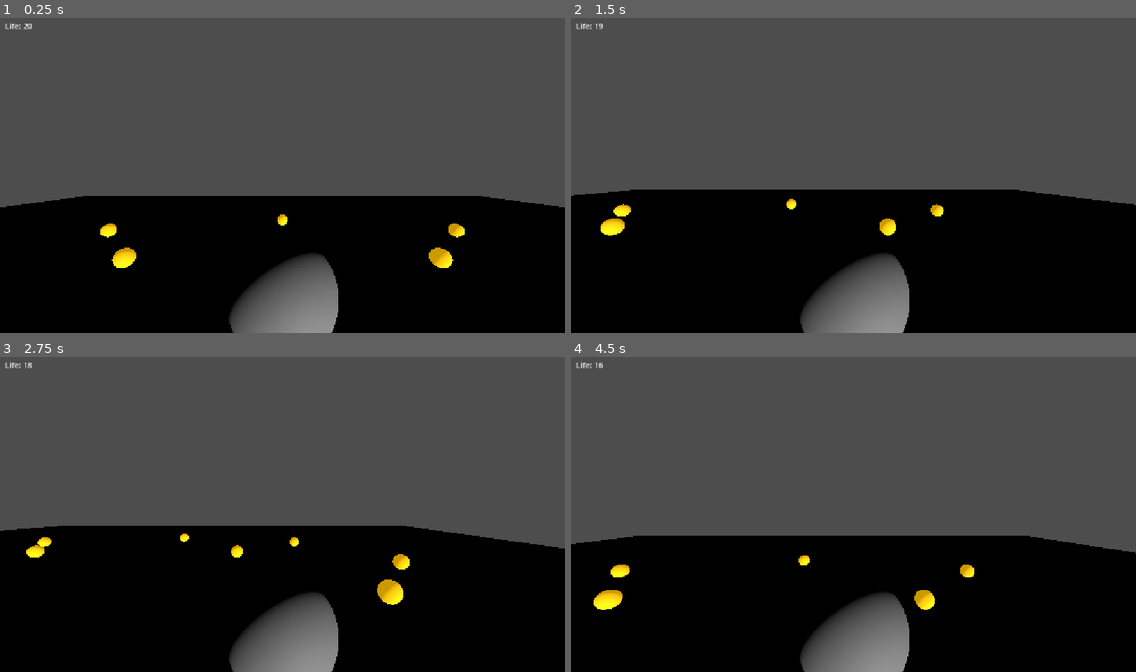
Above: before the commit, frames 1-4 (two rows, left to right).
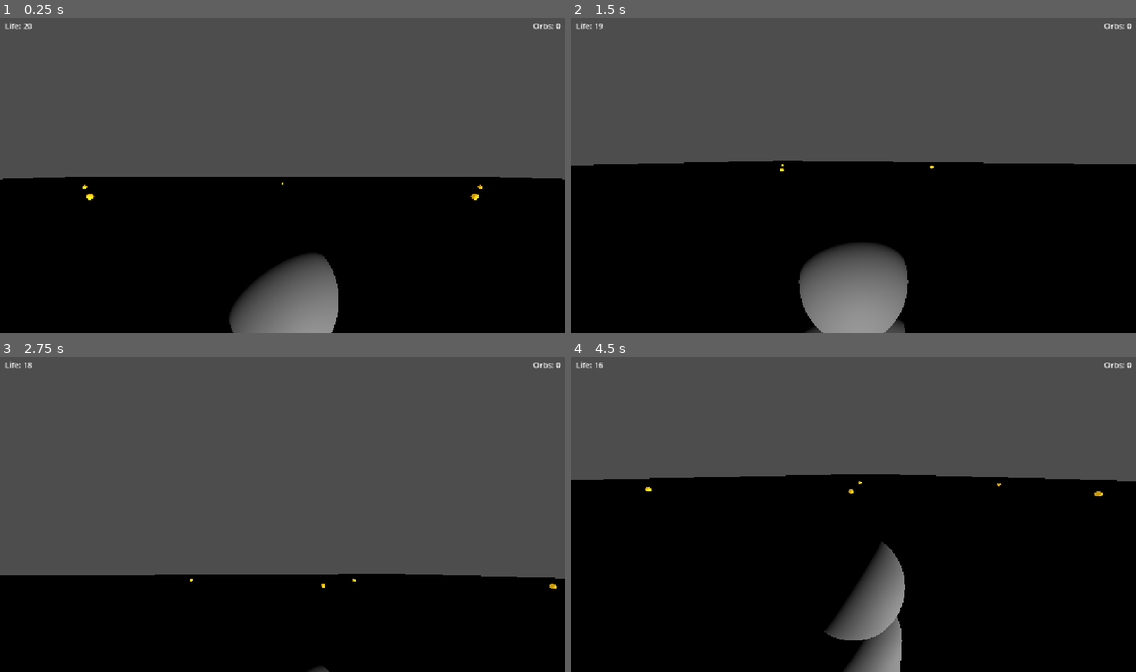
Above: after the commit, the same moments.

Repository: mokko/godothermes
Game: Godot game, scene res://main.tscn
The game is run twice, just before and just after one commit, with the same random seed, the same clock (stepped at 60 frames per second) and the same inputs.
Inputs (mouse positions are in pixels of both pictures, inside the frame that each line leads up to):
- Up to frame 1 (0.25 s): no input
- Up to frame 2 (1.5 s): move the mouse to (977, 159) at 0.52 s; hold D (move_right) 0.53-1.28 s; tap Space (jump) at 0.6, 0.77, 1.07, 1.35 s; move the mouse to (740, 191) at 1.27 s; hold S (move_back) from 1.28 s (still down)
- Up to frame 3 (2.75 s): tap Space (jump) at 1.52, 1.82, 2.1 s; move the mouse to (339, 442) at 2.02 s; release S (move_back) at 2.03 s; hold D (move_right) from 2.03 s (still down)
- Up to frame 4 (4.5 s): move the mouse to (825, 577) at 2.77 s; release D (move_right) at 2.78 s; hold W (move_forward) 2.78-3.53 s; tap Space (jump) at 2.85, 3.02, 3.32, 3.6, 3.77, 4.07, 4.35 s; move the mouse to (1023, 561) at 3.52 s; hold A (move_left) from 3.53 s (still down); tap Escape (ui_cancel) at 4.15 s; move the mouse to (684, 464) at 4.27 s

The runs differ from the first frame. In frame 1, 7.3% of the frame differs, in the area x 0-100%, y 1-80%; in frame 2, 13%; in frame 3, 19%; in frame 4, 23%, in the area x 0-100%, y 1-100%.

Commit message:
Add Minecraft-style mouse look, orb respawn timer, orb counter
- Mouse look: yaw player, pitch camera (clamped), captured cursor
- WASD now relative to player facing direction
- ESC frees mouse during play, restarts on game over
- Consumed orbs respawn at random position after 5 seconds
- Orb counter in top-right HUD
- World expanded to 200x200

Diff:
--- a/main.tscn
+++ b/main.tscn
@@ -8,7 +8,7 @@
 
 [sub_resource type="PlaneMesh" id="PlaneMesh_ground"]
 material = SubResource("GroundMaterial")
-size = Vector2(50, 50)
+size = Vector2(200, 200)
 
 [sub_resource type="WorldBoundaryShape3D" id="WorldBoundaryShape3D_ground"]
 
@@ -34,6 +34,16 @@
 offset_right = 200.0
 offset_bottom = 40.0
 text = "Life: 100"
+
+[node name="OrbLabel" type="Label" parent="HUD" groups=["orb_label"]]
+anchor_left = 1.0
+anchor_right = 1.0
+offset_left = -190.0
+offset_top = 10.0
+offset_right = -10.0
+offset_bottom = 40.0
+horizontal_alignment = 2
+text = "Orbs: 0"
 
 [node name="GameOverContainer" type="CenterContainer" parent="HUD" unique_id=736515951 groups=["game_over_label"]]
 visible = false
@@ -61,46 +71,46 @@
 [node name="Orbs" type="Node3D" parent="." unique_id=1214481042]
 
 [node name="Orb1" parent="Orbs" unique_id=234079540 instance=ExtResource("2_orb")]
-transform = Transform3D(1, 0, 0, 0, 1, 0, 0, 0, 1, 5, 0.5, -5)
+transform = Transform3D(1, 0, 0, 0, 1, 0, 0, 0, 1, 20, 0.5, -20)
 
 [node name="Orb2" parent="Orbs" unique_id=729478081 instance=ExtResource("2_orb")]
-transform = Transform3D(1, 0, 0, 0, 1, 0, 0, 0, 1, -5, 0.5, -5)
+transform = Transform3D(1, 0, 0, 0, 1, 0, 0, 0, 1, -20, 0.5, -20)
 
 [node name="Orb3" parent="Orbs" unique_id=1987959602 instance=ExtResource("2_orb")]
-transform = Transform3D(1, 0, 0, 0, 1, 0, 0, 0, 1, 5, 0.5, 5)
+transform = Transform3D(1, 0, 0, 0, 1, 0, 0, 0, 1, 20, 0.5, 20)
 
 [node name="Orb4" parent="Orbs" unique_id=1665067046 instance=ExtResource("2_orb")]
-transform = Transform3D(1, 0, 0, 0, 1, 0, 0, 0, 1, -5, 0.5, 5)
+transform = Transform3D(1, 0, 0, 0, 1, 0, 0, 0, 1, -20, 0.5, 20)
 
 [node name="Orb5" parent="Orbs" unique_id=87680657 instance=ExtResource("2_orb")]
-transform = Transform3D(1, 0, 0, 0, 1, 0, 0, 0, 1, 10, 0.5, 0)
+transform = Transform3D(1, 0, 0, 0, 1, 0, 0, 0, 1, 40, 0.5, 0)
 
 [node name="Orb6" parent="Orbs" unique_id=179656602 instance=ExtResource("2_orb")]
-transform = Transform3D(1, 0, 0, 0, 1, 0, 0, 0, 1, -10, 0.5, 0)
+transform = Transform3D(1, 0, 0, 0, 1, 0, 0, 0, 1, -40, 0.5, 0)
 
 [node name="Orb7" parent="Orbs" unique_id=1770817593 instance=ExtResource("2_orb")]
-transform = Transform3D(1, 0, 0, 0, 1, 0, 0, 0, 1, 0, 0.5, -10)
+transform = Transform3D(1, 0, 0, 0, 1, 0, 0, 0, 1, 0, 0.5, -40)
 
 [node name="Orb8" parent="Orbs" unique_id=2055474374 instance=ExtResource("2_orb")]
-transform = Transform3D(1, 0, 0, 0, 1, 0, 0, 0, 1, 0, 0.5, 10)
+transform = Transform3D(1, 0, 0, 0, 1, 0, 0, 0, 1, 0, 0.5, 40)
 
 [node name="Orb9" parent="Orbs" unique_id=890253867 instance=ExtResource("2_orb")]
-transform = Transform3D(1, 0, 0, 0, 1, 0, 0, 0, 1, 8, 0.5, -8)
+transform = Transform3D(1, 0, 0, 0, 1, 0, 0, 0, 1, 32, 0.5, -32)
 
 [node name="Orb10" parent="Orbs" unique_id=466979474 instance=ExtResource("2_orb")]
-transform = Transform3D(1, 0, 0, 0, 1, 0, 0, 0, 1, -8, 0.5, -8)
+transform = Transform3D(1, 0, 0, 0, 1, 0, 0, 0, 1, -32, 0.5, -32)
 
 [node name="Orb11" parent="Orbs" unique_id=385646981 instance=ExtResource("2_orb")]
-transform = Transform3D(1, 0, 0, 0, 1, 0, 0, 0, 1, 8, 0.5, 8)
+transform = Transform3D(1, 0, 0, 0, 1, 0, 0, 0, 1, 32, 0.5, 32)
 
 [node name="Orb12" parent="Orbs" unique_id=633529588 instance=ExtResource("2_orb")]
-transform = Transform3D(1, 0, 0, 0, 1, 0, 0, 0, 1, -8, 0.5, 8)
+transform = Transform3D(1, 0, 0, 0, 1, 0, 0, 0, 1, -32, 0.5, 32)
 
 [node name="Orb13" parent="Orbs" unique_id=576526972 instance=ExtResource("2_orb")]
-transform = Transform3D(1, 0, 0, 0, 1, 0, 0, 0, 1, 12, 0.5, -3)
+transform = Transform3D(1, 0, 0, 0, 1, 0, 0, 0, 1, 48, 0.5, -12)
 
 [node name="Orb14" parent="Orbs" unique_id=1841852346 instance=ExtResource("2_orb")]
-transform = Transform3D(1, 0, 0, 0, 1, 0, 0, 0, 1, -12, 0.5, 3)
+transform = Transform3D(1, 0, 0, 0, 1, 0, 0, 0, 1, -48, 0.5, 12)
 
 [node name="Orb15" parent="Orbs" unique_id=207959194 instance=ExtResource("2_orb")]
-transform = Transform3D(1, 0, 0, 0, 1, 0, 0, 0, 1, 3, 0.5, 12)
+transform = Transform3D(1, 0, 0, 0, 1, 0, 0, 0, 1, 12, 0.5, 48)
--- a/orb.gd
+++ b/orb.gd
@@ -1,6 +1,11 @@
 extends Area3D
 
+const RESPAWN_DELAY: float = 5.0
+const MAP_RADIUS: float = 90.0
+
 var _base_y: float
+var _respawn_timer: float = 0.0
+var _waiting: bool = false
 
 
 func _ready() -> void:
@@ -9,6 +14,12 @@
 
 
 func _process(delta: float) -> void:
+	if _waiting:
+		_respawn_timer -= delta
+		if _respawn_timer <= 0.0:
+			_respawn()
+		return
+
 	# Gentle spin and bob for visual appeal.
 	rotation.y += delta * 2.0
 	position.y = _base_y + sin(Time.get_ticks_msec() * 0.002) * 0.15
@@ -17,13 +28,27 @@
 func _on_body_entered(body: Node) -> void:
 	if body.is_in_group("player"):
 		body.heal(body.ORB_HEAL)
-		# Hide and disable instead of freeing so we can respawn on restart.
+		# Hide and disable, start respawn timer.
 		visible = false
 		$CollisionShape3D.set_deferred("disabled", true)
-		set_process(false)
+		_waiting = true
+		_respawn_timer = RESPAWN_DELAY
 
 
 func respawn() -> void:
+	_waiting = false
 	visible = true
 	$CollisionShape3D.set_deferred("disabled", false)
-	set_process(true)
+	_move_to_random_position()
+
+
+func _respawn() -> void:
+	respawn()
+
+
+func _move_to_random_position() -> void:
+	var angle := randf() * TAU
+	var dist := sqrt(randf()) * MAP_RADIUS
+	position.x = cos(angle) * dist
+	position.z = sin(angle) * dist
+	_base_y = position.y
--- a/player.gd
+++ b/player.gd
@@ -5,25 +5,44 @@
 const START_LIFE = 20.0
 const LIFE_DRAIN_PER_SEC = 1.0
 const ORB_HEAL = 30.0
+const MOUSE_SENSITIVITY = 0.002
 
 var gravity: float = ProjectSettings.get_setting("physics/3d/default_gravity")
 
 var life: float = START_LIFE
 var _drain_accum: float = 0.0
 var _game_over: bool = false
+var orbs_collected: int = 0
 
 @onready var life_label: Label = get_tree().get_first_node_in_group("life_label")
 @onready var game_over_label: CanvasItem = get_tree().get_first_node_in_group("game_over_label")
+@onready var orb_label: Label = get_tree().get_first_node_in_group("orb_label")
+@onready var camera: Camera3D = $Camera3D
 
 
 func _ready() -> void:
 	_update_hud()
+	Input.mouse_mode = Input.MOUSE_MODE_CAPTURED
+
+
+func _unhandled_input(event: InputEvent) -> void:
+	if event is InputEventMouseMotion and Input.mouse_mode == Input.MOUSE_MODE_CAPTURED:
+		# Yaw the player (rotate around Y).
+		rotate_y(-event.relative.x * MOUSE_SENSITIVITY)
+		# Pitch the camera (rotate around X), clamp to avoid flipping.
+		camera.rotate_x(-event.relative.y * MOUSE_SENSITIVITY)
+		camera.rotation.x = clamp(camera.rotation.x, -1.2, 1.2)
+
+	# ESC frees the mouse (or triggers restart during game over).
+	if event.is_action_pressed("ui_cancel"):
+		if _game_over:
+			_restart()
+		elif Input.mouse_mode == Input.MOUSE_MODE_CAPTURED:
+			Input.mouse_mode = Input.MOUSE_MODE_VISIBLE
 
 
 func _physics_process(delta: float) -> void:
 	if _game_over:
-		if Input.is_action_just_pressed("jump") or Input.is_key_pressed(KEY_ESCAPE):
-			_restart()
 		return
 
 	# Drain 1 life point per second.
@@ -44,9 +63,9 @@
 	if Input.is_action_just_pressed("jump") and is_on_floor():
 		velocity.y = JUMP_VELOCITY
 
-	# WASD movement in world space (W = -Z forward, S = +Z back, A = -X left, D = +X right).
+	# WASD movement relative to player facing direction.
 	var input_dir := Input.get_vector("move_left", "move_right", "move_back", "move_forward")
-	var direction := Vector3(input_dir.x, 0, -input_dir.y).normalized()
+	var direction := (transform.basis * Vector3(input_dir.x, 0, -input_dir.y)).normalized()
 
 	if direction:
 		velocity.x = direction.x * SPEED
@@ -60,6 +79,7 @@
 
 func heal(amount: float) -> void:
 	life += amount
+	orbs_collected += 1
 	_update_hud()
 
 
@@ -68,6 +88,8 @@
 	velocity = Vector3.ZERO
 	if game_over_label:
 		game_over_label.visible = true
+	# Free the mouse so player can click.
+	Input.mouse_mode = Input.MOUSE_MODE_VISIBLE
 	_update_hud()
 
 
@@ -75,8 +97,11 @@
 	_game_over = false
 	life = START_LIFE
 	_drain_accum = 0.0
+	orbs_collected = 0
 	if game_over_label:
 		game_over_label.visible = false
+	# Re-capture mouse.
+	Input.mouse_mode = Input.MOUSE_MODE_CAPTURED
 	# Respawn all orbs.
 	for orb in get_tree().get_nodes_in_group("orb"):
 		orb.respawn()
@@ -86,3 +111,5 @@
 func _update_hud() -> void:
 	if life_label:
 		life_label.text = "Life: %d" % int(ceil(life))
+	if orb_label:
+		orb_label.text = "Orbs: %d" % orbs_collected
